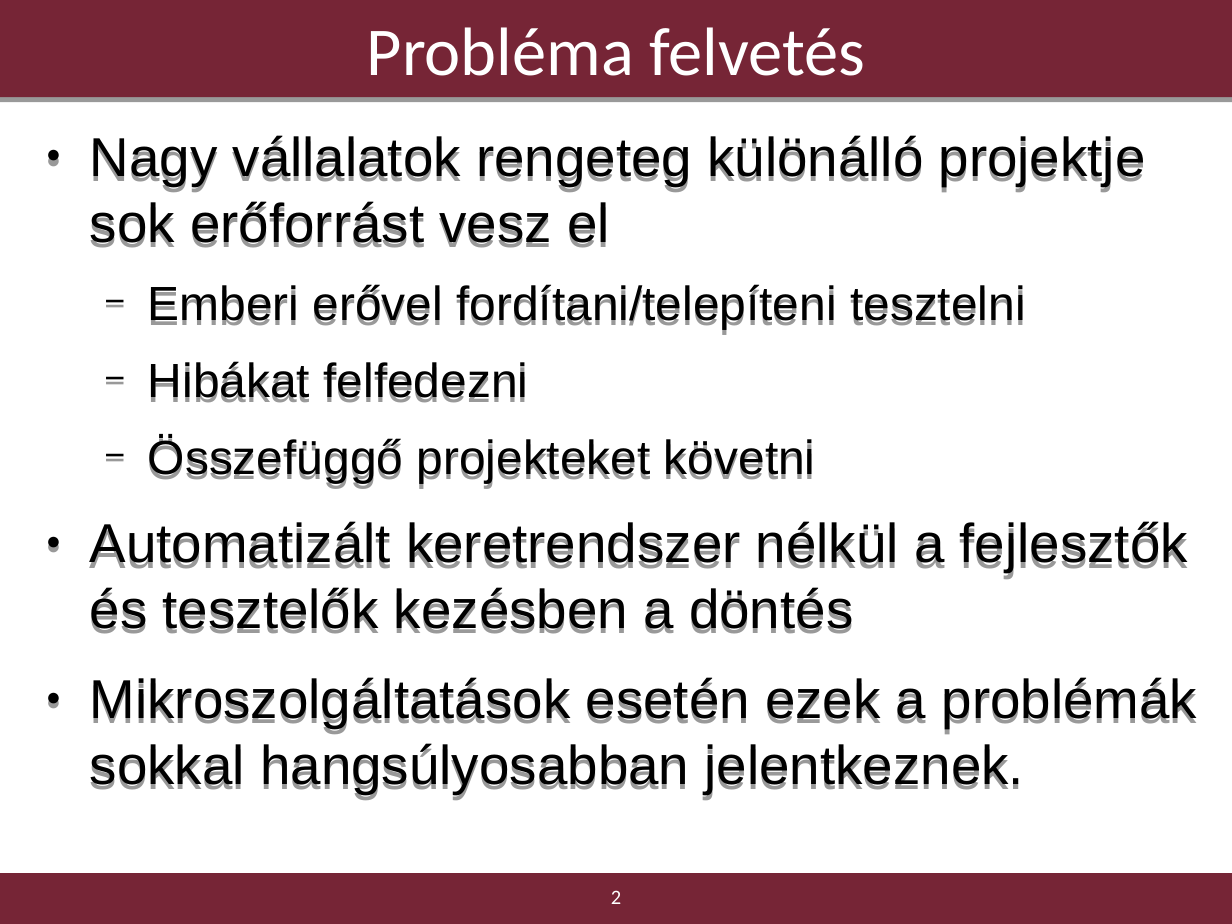
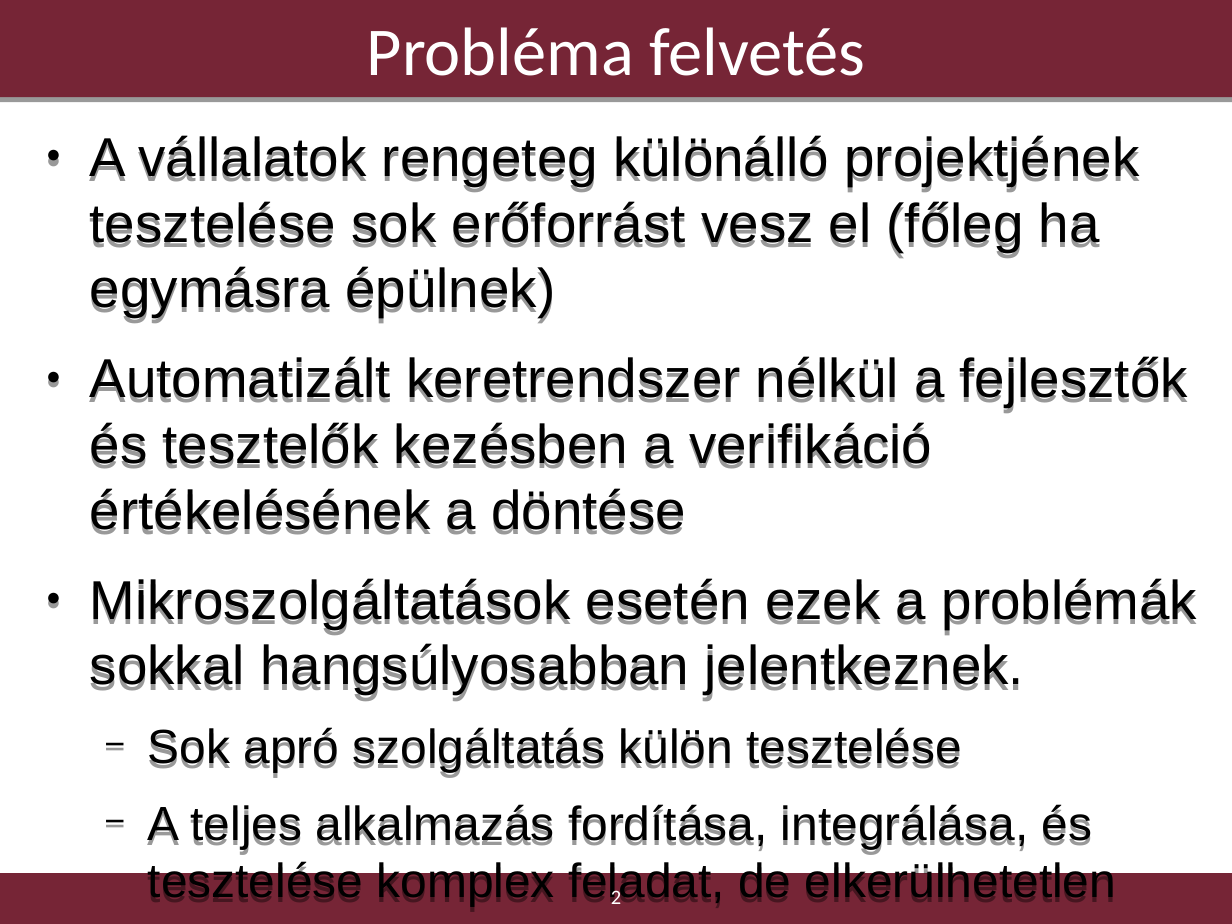
Before and after one commit to borlayda/dipterv2016-microservice, a slide deck: slide 2 of diplomaterv-cykkop.odp. Drawn at 1232x924 pixels with LibreOffice and Linux fonts; fonts in the diff are those of the drawing; background and template pictures are left out. Boxes give left, top, right and bottom in pixels: in the first picture for what was removed or moved away, otherwise in the second. Text is boxed around its words. In the diff, an @@ line names an element or a change of style, - is before the commit and + after.

Commit message:
Add new presentation

```diff
--- a/diplomaterv-cykkop.odp
+++ b/diplomaterv-cykkop.odp
@@ text at (90,135,1188,535): text changed @@
-● Nagy vállalatok rengeteg különálló projektje sok erőforrást vesz el
-  − Emberi erővel fordítani/telepíteni tesztelni
-  − Hibákat felfedezni
-  − Összefüggő projekteket követni
-● Automatizált keretrendszer nélkül a fejlesztők és tesztelők kezésben a döntés
+● A vállalatok rengeteg különálló projektjének tesztelése sok erőforrást vesz el (főleg ha egymásra épülnek)
+● Automatizált keretrendszer nélkül a fejlesztők és tesztelők kezésben a verifikáció értékelésének a döntése
@@ text at (148,727,1093,849): paragraphs added @@
+  − Sok apró szolgáltatás külön tesztelése
+  − A teljes alkalmazás fordítása, integrálása, és tesztelése komplex feladat, de elkerülhetetlen
```
Also in this commit, not shown: 3 other slides changed, 8 slides added, 4 slides removed, 1 other file.
